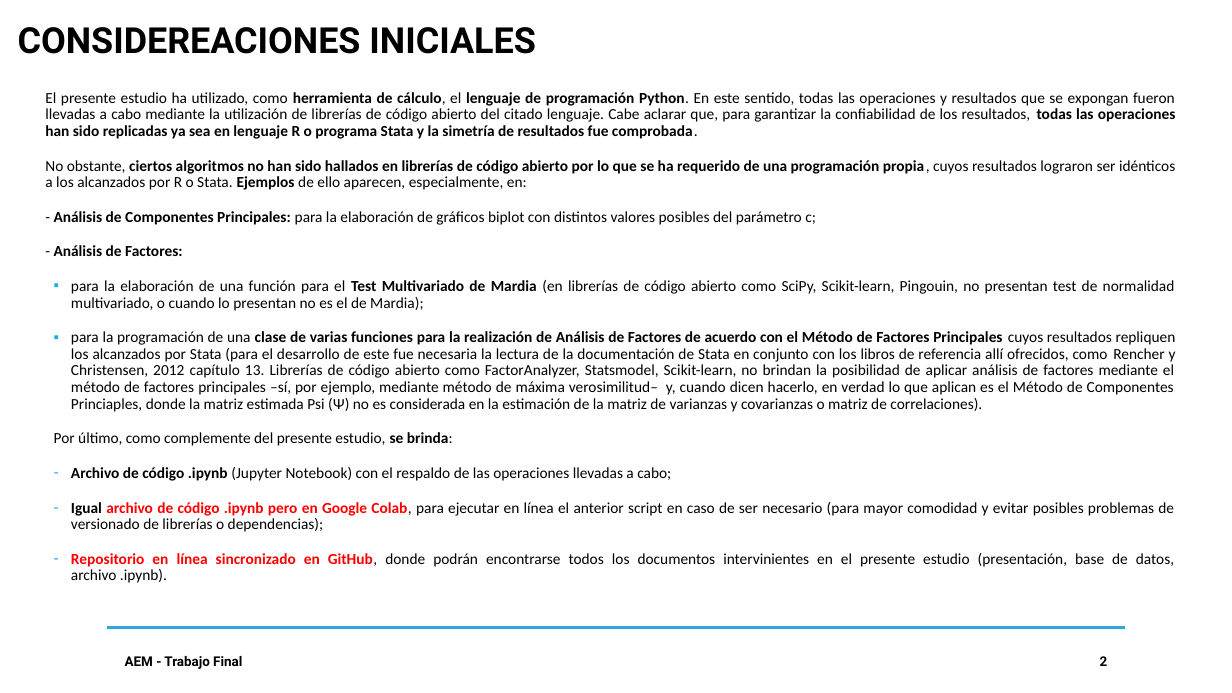
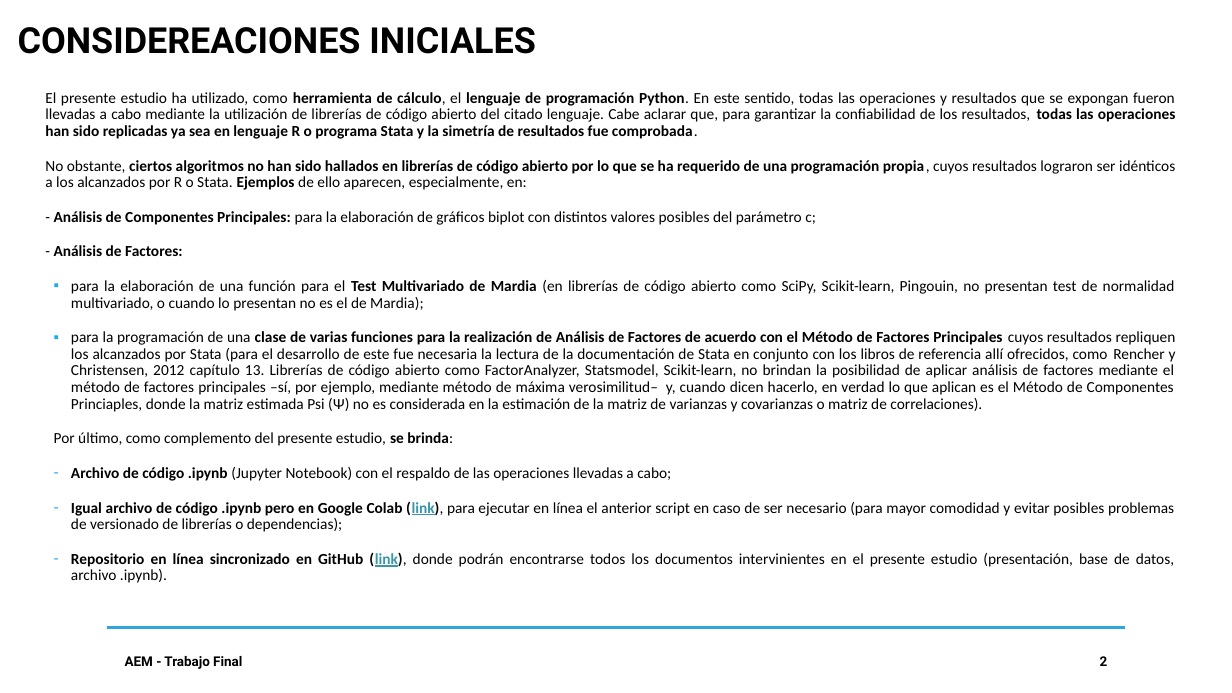
Before and after one commit to DavidGuzzi/MECMT04, a slide deck: slide 2 of AEM PPT 20240930.pptx. Drawn at 1232x693 pixels with LibreOffice and Linux fonts; fonts in the diff are those of the drawing. Boxes give left, top, right and bottom in pixels: in the first picture for what was removed or moved away, otherwise in the second. Text is boxed around its words. In the diff, an @@ line names an element or a change of style, - is before the commit and + after.

```diff
--- a/AEM PPT 20240930.pptx
+++ b/AEM PPT 20240930.pptx
@@ text at (54,432,453,446): text changed @@
-  Por último, como complemente del presente estudio, se brinda:
+  Por último, como complemento del presente estudio, se brinda:
@@ text at (71,501,1174,583): text changed @@
-  – Igual archivo de código .ipynb pero en Google Colab, para ejecutar en línea el anterior script en caso de ser necesario (para mayor comodidad y evitar posibles problemas de versionado de librerías o dependencias);
-  – Repositorio en línea sincronizado en GitHub, donde podrán encontrarse todos los documentos intervinientes en el presente estudio (presentación, base de datos, archivo .ipynb).
+  – Igual archivo de código .ipynb pero en Google Colab (link), para ejecutar en línea el anterior script en caso de ser necesario (para mayor comodidad y evitar posibles problemas de versionado de librerías o dependencias);
+  – Repositorio en línea sincronizado en GitHub (link), donde podrán encontrarse todos los documentos intervinientes en el presente estudio (presentación, base de datos, archivo .ipynb).
```
Also in this commit, not shown: 1 other slide changed, 1 other file.
